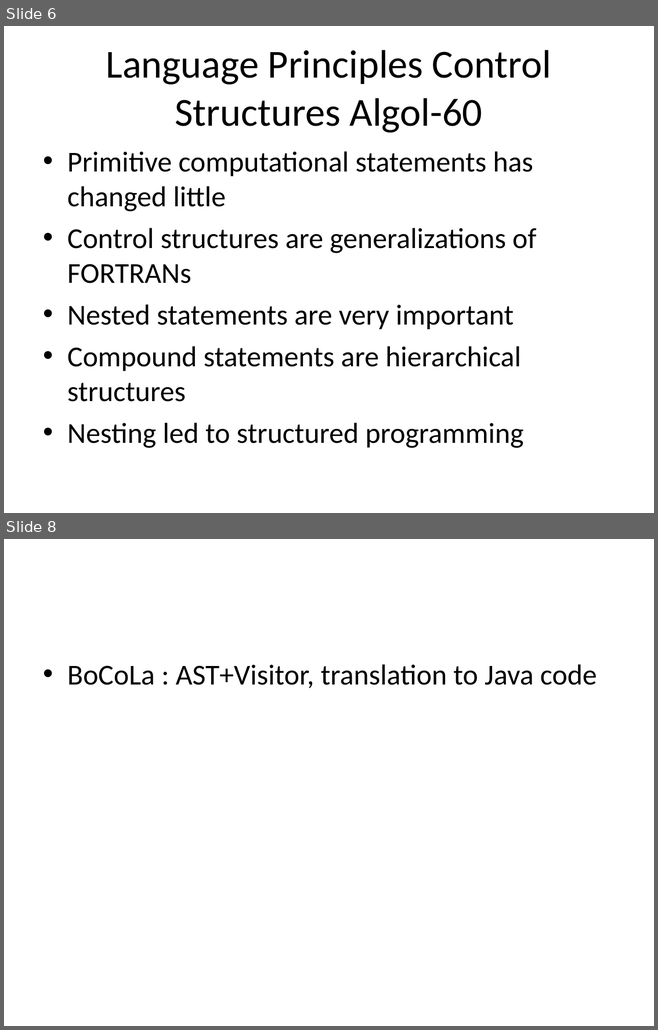
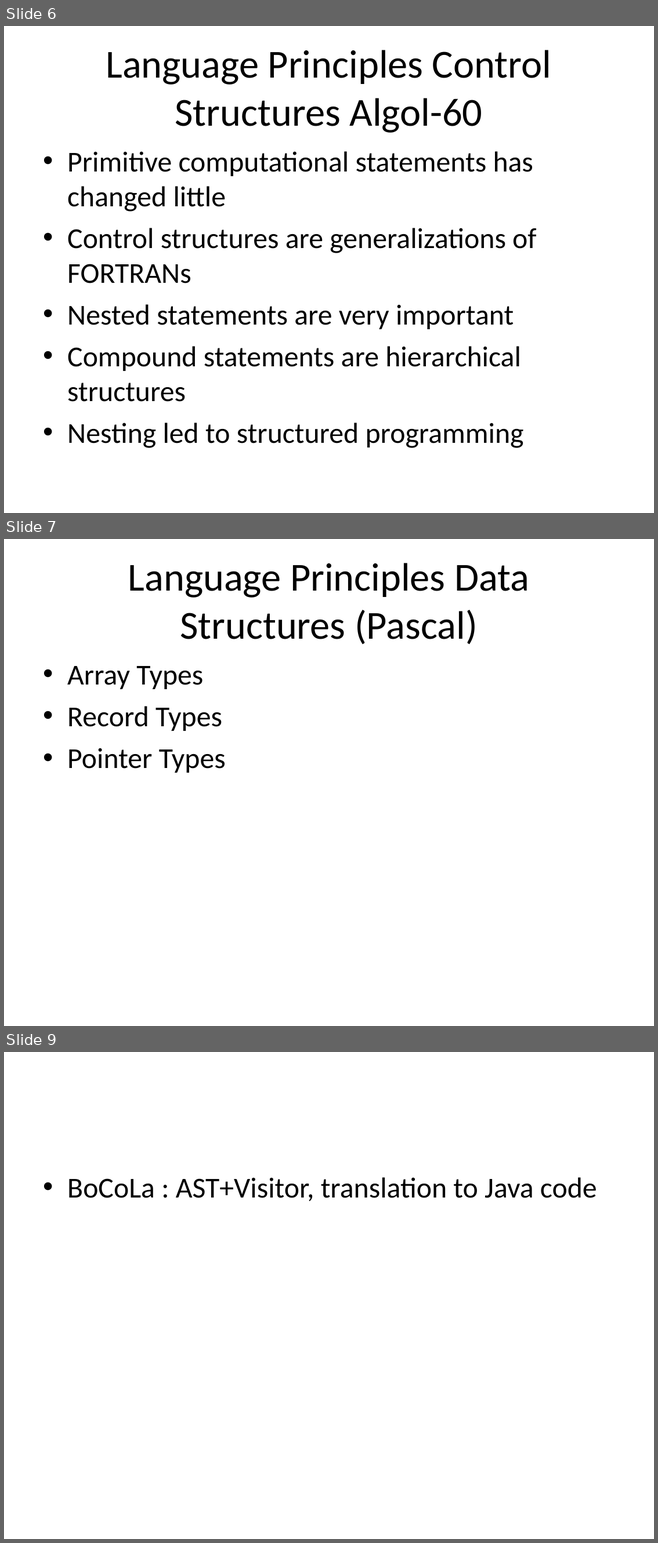
Before and after one commit to isurup/kalle-martin-group, a slide deck: SSE2/slides/4 Language.ppt. Shown one above the other, each under a label of ours: slides 6 and 8 before the commit, slides 6, 7 and 9 after it; the slides between them are not shown. The pictures are 658x1030 and 658x1543 pixels, drawn with LibreOffice and Linux fonts; fonts in the diff are those of the drawing. Boxes give left, top, right and bottom in pixels: in the first picture for what was removed or moved away, otherwise in the second. Text is boxed around its words. In the diff, an @@ line names an element or a change of style, - is before the commit and + after.

```diff
--- a/SSE2/slides/4 Language.ppt
+++ b/SSE2/slides/4 Language.ppt
@@ slide 7 added at [4, 539, 654, 1026], background #FFFFFF @@
@@ title added at [128, 563, 529, 645], 44 pt, text #000000 @@
+Language Principles Data Structures (Pascal)
@@ text added at [67, 666, 226, 773], 32 pt, text #000000 @@
+• Array Types
+• Record Types
+• Pointer Types
@@ what was slide 8 is now slide 9 @@
```
Also in this commit, not shown: 1 other slide added, 1 slide removed.
